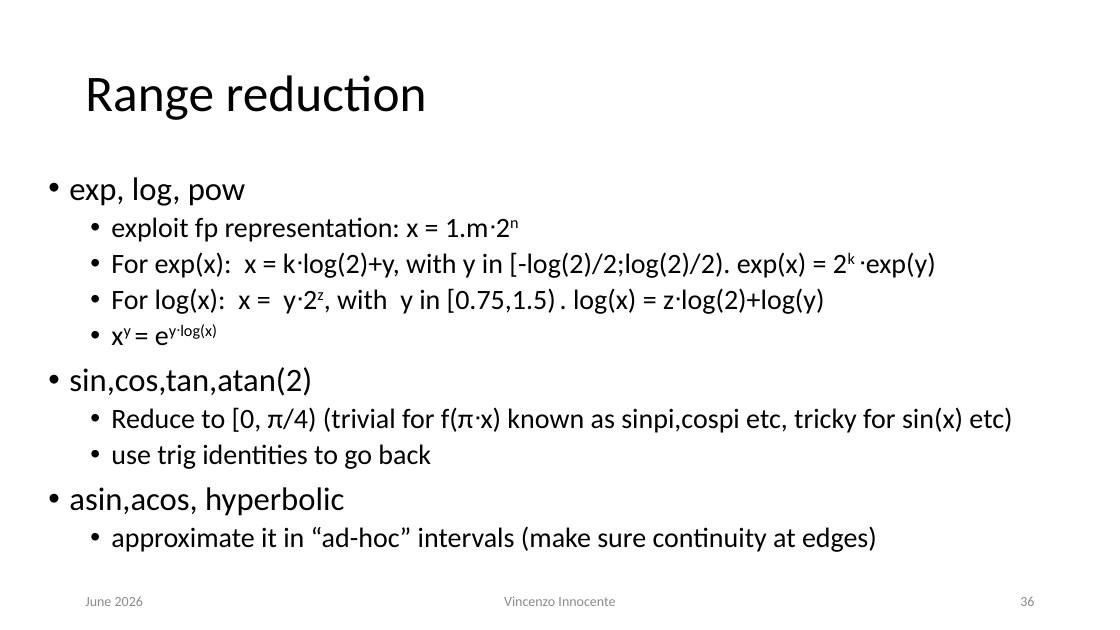
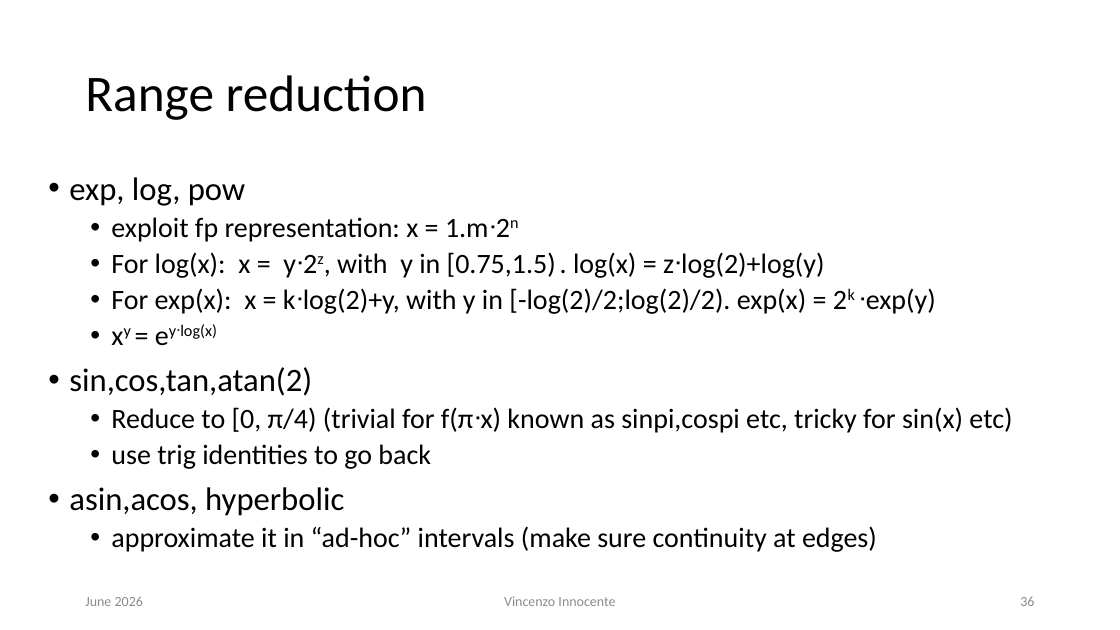
Before and after one commit to VinInn/FPCourse, a slide deck: slide 36 of Slides/FPforScientist.pptx. Drawn at 1120x630 pixels with LibreOffice and Linux fonts; fonts in the diff are those of the drawing. Boxes give left, top, right and bottom in pixels: in the first picture for what was removed or moved away, otherwise in the second. Text is boxed around its words. In the diff, an @@ line names an element or a change of style, - is before the commit and + after.

```diff
--- a/Slides/FPforScientist.pptx
+++ b/Slides/FPforScientist.pptx
@@ text at (111,252,824,278): paragraph added @@
+  • For log(x): x = yᐧ2z, with y in [0.75,1.5) . log(x) = zᐧlog(2)+log(y)
@@ text at (111,288,824,314): paragraph removed @@
-  • For log(x): x = yᐧ2z, with y in [0.75,1.5) . log(x) = zᐧlog(2)+log(y)
```
Also in this commit, not shown: 4 other slides changed.
